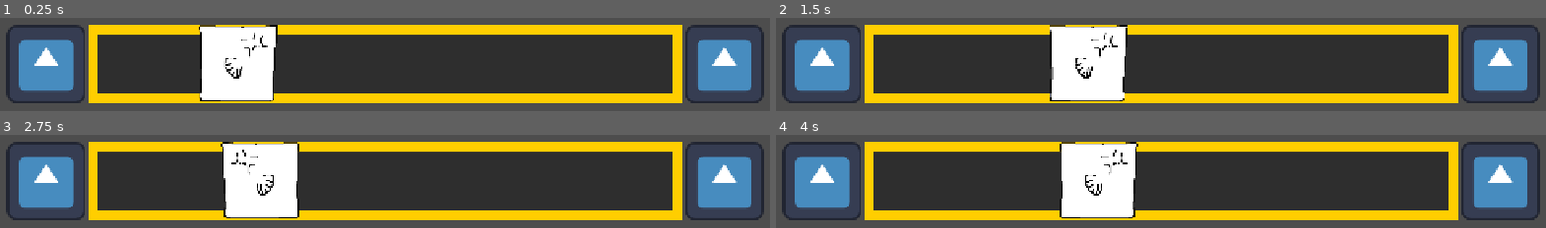
Above: before the commit, frames 1-4 (two rows, left to right).
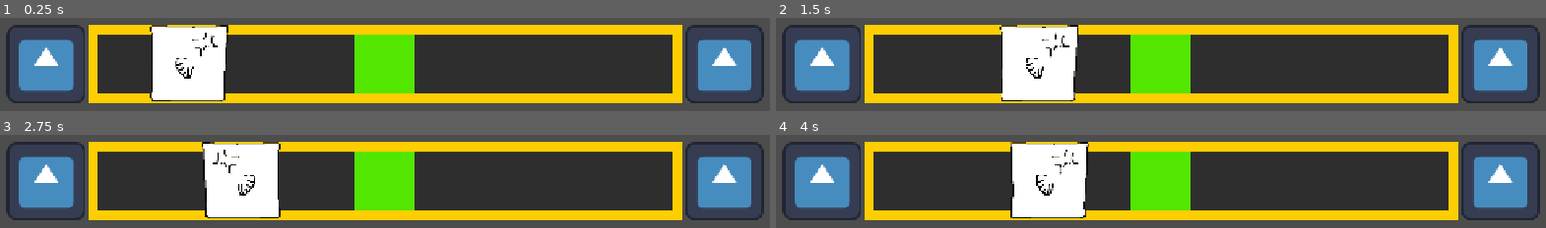
Above: after the commit, the same moments.

Repository: Animo105/game-jam-sherbrooke-2026
Game: Godot game, scene res://Main Fish Phase/main_fish_phase.tscn
The game is run twice, just before and just after one commit, with the same random seed, the same clock (stepped at 60 frames per second) and the same inputs. This scene is started directly instead of the project's main scene. The engine's default icon, where the game draws it, is replaced by a stand-in: a white triangle on a blue panel in a dark square.
Inputs (mouse positions are in pixels of both pictures, inside the frame that each line leads up to):
- Up to frame 1 (0.25 s): no input
- Up to frame 2 (1.5 s): move the mouse to (outside the picture) at 0.52 s; hold D (right) 0.53-1.28 s; move the mouse to (outside the picture) at 1.27 s; hold A (left) from 1.28 s (still down)
- Up to frame 3 (2.75 s): move the mouse to (outside the picture) at 2.02 s; release A (left) at 2.03 s; hold D (right) from 2.03 s (still down)
- Up to frame 4 (4 s): move the mouse to (outside the picture) at 2.77 s; move the mouse to (outside the picture) at 3.52 s; release D (right) at 3.53 s; hold A (left) from 3.53 s (still down)

The runs differ from the first frame. In frame 1, 16% of the frame differs, in the area x 19-54%, y 7-90%; in frame 2, 16%, in the area x 29-54%, y 7-90%; in frame 3, 9.9%; in frame 4, 15%.

Commit message:
last commit of the night. le fish est bientot prêt

Diff:
--- a/Main Fish Phase/fishing_bar.gd
+++ b/Main Fish Phase/fishing_bar.gd
@@ -1,5 +1,9 @@
 extends PanelContainer
 class_name FishingBar
+
+const CATCH_ZONE_SIZE : float = 0.10
+
+@onready var texture_rect: TextureRect = $TextureRect
 
 var leftmost_x_position : float = 0
 var rightmost_x_position : float = 0
@@ -9,8 +13,17 @@
 func get_amount_px_for_speed(speed : float)->float:
 	return size.x * speed
 
+func get_distance_from_center_in_percent(x : float)-> float:
+	return abs(x - absolute_center_position.x) / (rightmost_x_position - leftmost_x_position)
+
+func is_inside_zone(x : float) -> bool:
+	var distance = get_distance_from_center_in_percent(x)
+	return distance < (CATCH_ZONE_SIZE + 0.05)/2
+
 func _on_resized() -> void:
 	leftmost_x_position = global_position.x + 50
 	rightmost_x_position = global_position.x + size.x - 50
 	absolute_center_position = Vector2(global_position.x+(size.x/2), global_position.y+(size.y/2))
 	pull_amount_px = size.x * Globals.PULL_FORCE_PERCENT
+	if texture_rect:
+		texture_rect.custom_minimum_size = Vector2(size.x * CATCH_ZONE_SIZE, size.y)
--- a/Main Fish Phase/fishing_bar.tscn
+++ b/Main Fish Phase/fishing_bar.tscn
@@ -2,12 +2,28 @@
 
 [ext_resource type="Texture2D" uid="uid://bivsqbohpm6h5" path="res://Assets/fishing_bar.png" id="1_bq1mb"]
 [ext_resource type="Script" uid="uid://dcgwtwxfmt3mx" path="res://Main Fish Phase/fishing_bar.gd" id="1_f0njc"]
+[ext_resource type="Texture2D" uid="uid://bbdilm67v3ly1" path="res://Assets/that_one_green_pixel.png" id="2_wt0h1"]
 
 [node name="Bar" type="PanelContainer" unique_id=736783115]
 custom_minimum_size = Vector2(0, 75)
+anchors_preset = 14
+anchor_top = 0.5
+anchor_right = 1.0
+anchor_bottom = 0.5
+offset_top = -32.0
+offset_bottom = 32.0
+grow_horizontal = 2
+grow_vertical = 2
 size_flags_horizontal = 3
 size_flags_vertical = 8
+offset_transform_enabled = true
 script = ExtResource("1_f0njc")
+
+[node name="TextureRect" type="TextureRect" parent="." unique_id=384408780]
+layout_mode = 2
+size_flags_horizontal = 4
+texture = ExtResource("2_wt0h1")
+expand_mode = 1
 
 [node name="NinePatchRect" type="NinePatchRect" parent="." unique_id=690916385]
 layout_mode = 2
--- a/Main Fish Phase/main_fish_phase.gd
+++ b/Main Fish Phase/main_fish_phase.gd
@@ -13,6 +13,8 @@
 var fish_speed : float = 0
 var fish_direction : float = 0
 var frame_countdown = FISH_CHANGE_DIRECTION_ATTEMPT_COOLDOWN
+var is_inside_zone : bool = false
+var tween : Tween
 
 func _ready() -> void:
 	await fishing_bar.resized # thrust ca marche pas sans ca
@@ -30,23 +32,50 @@
 func _physics_process(delta: float) -> void:
 	fish_physic_frame(delta)
 
-
-func reeling_process():
-	if Input.is_action_just_pressed("left"):
-		pass
-	if Input.is_action_just_pressed("right"):
-		pass
-
 func fish_physic_frame(delta : float) -> void:
 	if not current_fish: return # pas de fish a reel
 	var new_x = fish_sprite.global_position.x + (fishing_bar.get_amount_px_for_speed(fish_speed) * fish_direction * delta)
-	fish_sprite.global_position.x = clamp(new_x, fishing_bar.leftmost_x_position, fishing_bar.rightmost_x_position)
 	frame_countdown -= 1
 	if frame_countdown <= 0:
 		if randf() < current_fish.direction_change_frequency:
 			fish_direction *= -1
 			fish_sprite.flip_h = fish_direction < 0
 		frame_countdown = FISH_CHANGE_DIRECTION_ATTEMPT_COOLDOWN
+	# do reeling
+	if Input.is_action_just_pressed("left"):
+		new_x -= fishing_bar.pull_amount_px
+	if Input.is_action_just_pressed("right"):
+		new_x += fishing_bar.pull_amount_px
+	# move fish
+	fish_sprite.global_position.x = clamp(new_x, fishing_bar.leftmost_x_position, fishing_bar.rightmost_x_position)
+	# do catch or break cycle
+	# ##### a changer ##### #
+	var new_is_inside_zone :bool = fishing_bar.is_inside_zone(fish_sprite.global_position.x)
+	if new_is_inside_zone != is_inside_zone:
+		is_inside_zone = new_is_inside_zone
+		shaking_fish_or_bar()
+	# ###################### #
+	if is_inside_zone:
+		pass
+		# catch time decrease,
+		# recover line damage
+	else:
+		pass
+		# damage line
+
+func shaking_fish_or_bar():
+		if tween:
+			tween.kill()
+		tween = create_tween()
+		tween.set_loops()
+		fish_sprite.scale = Vector2(0.5,0.5)
+		fishing_bar.offset_left = 0
+		if is_inside_zone:
+			tween.tween_property(fish_sprite, "scale", Vector2(0.45,0.45), 0.1)
+			tween.tween_property(fish_sprite,"scale", Vector2(0.5,0.5), 0.1)
+		else:
+			tween.tween_property(fishing_bar,"offset_transform_position", Vector2(0,2), 0.1)
+			tween.tween_property(fishing_bar,"offset_transform_position", Vector2(0,-2), 0.1)
 
 func update_day_timer():
 	var progress : float = 1 - (timer.time_left/Globals.DAY_DURATION)
--- /dev/null
+++ b/shop.tscn
@@ -0,0 +1,9 @@
+[gd_scene format=3 uid="uid://b4ercte4erum8"]
+
+[node name="Shop" type="Control" unique_id=1115530980]
+layout_mode = 3
+anchors_preset = 15
+anchor_right = 1.0
+anchor_bottom = 1.0
+grow_horizontal = 2
+grow_vertical = 2
Binary file added: Assets/that_one_green_pixel.png
Not shown, added: Assets/that_one_green_pixel.png.import
